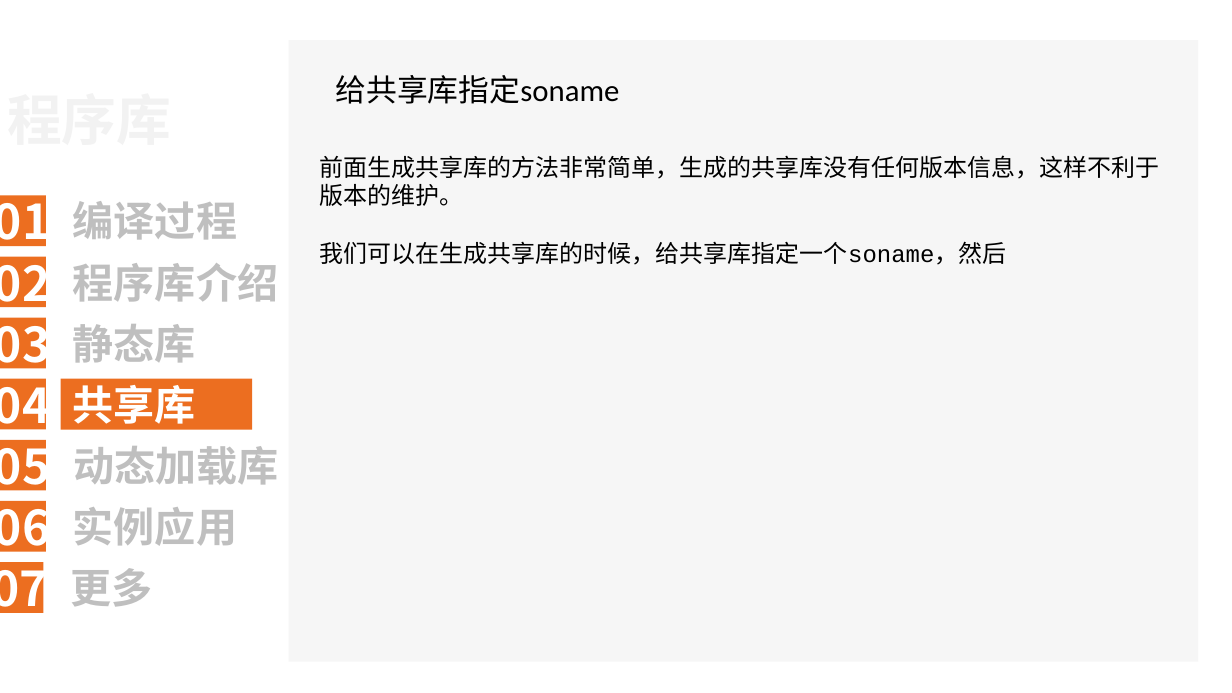
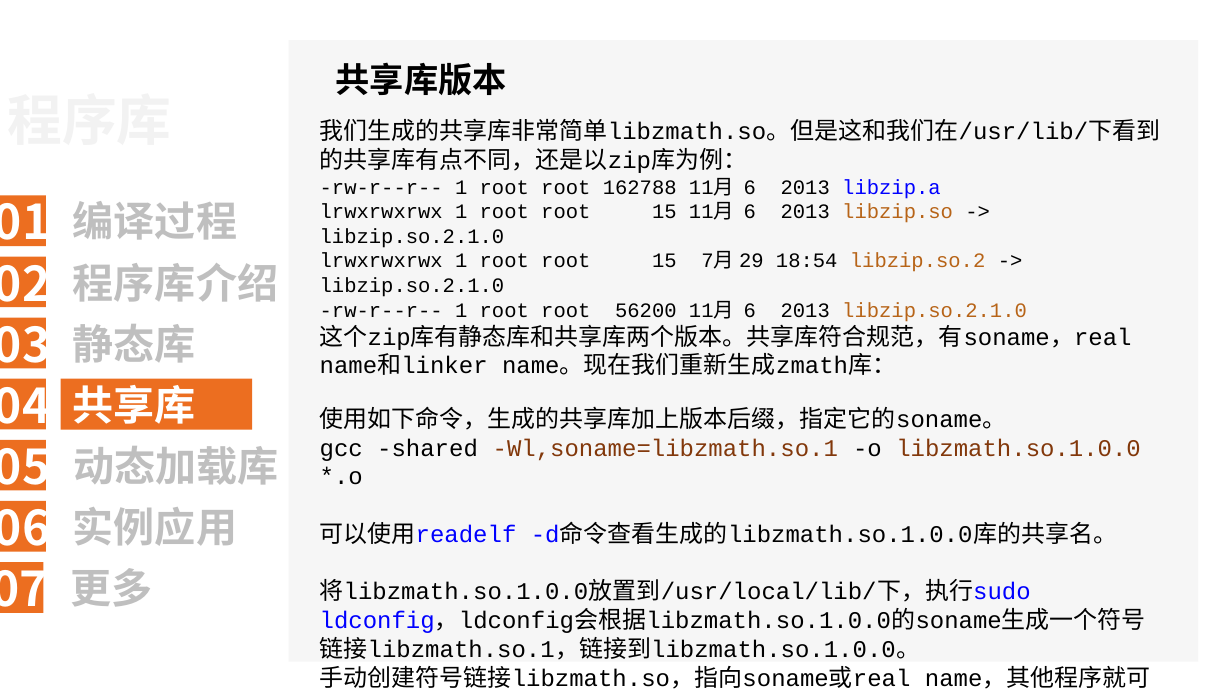
Before and after one commit to wzx-ssdut/program_library_study, a slide deck: slide 29 of Linux/LinuxProgramLibrary.ppt. Drawn at 1232x693 pixels with LibreOffice and Linux fonts; fonts in the diff are those of the drawing; background and template pictures are left out. Boxes give left, top, right and bottom in pixels: in the first picture for what was removed or moved away, otherwise in the second. Text is boxed around its words. In the diff, an @@ line names an element or a change of style, - is before the commit and + after.

```diff
--- a/Linux/LinuxProgramLibrary.ppt
+++ b/Linux/LinuxProgramLibrary.ppt
@@ text at (336,62,507,95): text changed; size 18 to 20 pt; bold on @@
-给共享库指定soname
+共享库版本
@@ text at (320,119,1161,689): text changed @@
-前面生成共享库的方法非常简单，生成的共享库没有任何版本信息，这样不利于版本的维护。
-我们可以在生成共享库的时候，给共享库指定一个soname，然后
+我们生成的共享库非常简单libzmath.so。但是这和我们在/usr/lib/下看到的共享库有点不同，还是以zip库为例：
+-rw-r--r-- 1 root root 162788 11月 6 2013 libzip.a
+lrwxrwxrwx 1 root root 15 11月 6 2013 libzip.so -> libzip.so.2.1.0
+lrwxrwxrwx 1 root root 15 7月 29 18:54 libzip.so.2 -> libzip.so.2.1.0
+-rw-r--r-- 1 root root 56200 11月 6 2013 libzip.so.2.1.0
+这个zip库有静态库和共享库两个版本。共享库符合规范，有soname，real name和linker name。现在我们重新生成zmath库：
+使用如下命令，生成的共享库加上版本后缀，指定它的soname。
+gcc -shared -Wl,soname=libzmath.so.1 -o libzmath.so.1.0.0 *.o
+可以使用readelf -d命令查看生成的libzmath.so.1.0.0库的共享名。
+将libzmath.so.1.0.0放置到/usr/local/lib/下，执行sudo ldconfig，ldconfig会根据libzmath.so.1.0.0的soname生成一个符号链接libzmath.so.1，链接到libzmath.so.1.0.0。
+手动创建符号链接libzmath.so，指向soname或real name，其他程序就可以使用我们的库链接程序了。
```
Also in this commit, not shown: 2 other slides changed, 9 slides added, 4 slides removed, 57 other files.
